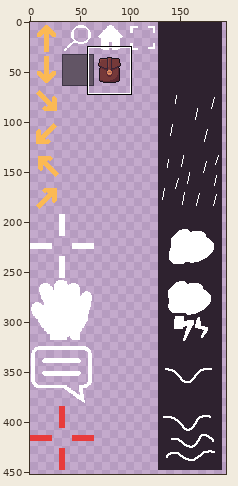
Sprite sheet: gamestream_flutter/images/atlas-icons.png. Above, an overview of the earlier version with the close-up marked.
Close-up. Before:
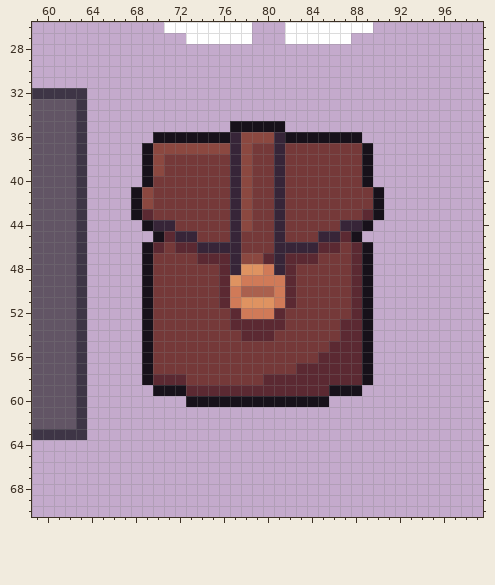
The file is 512x512 pixels. Colours within 5 levels of each other are drawn and written as one. Shown: x 59..99, y 26..70. The wide view leaves out empty margins.
And afterwards:
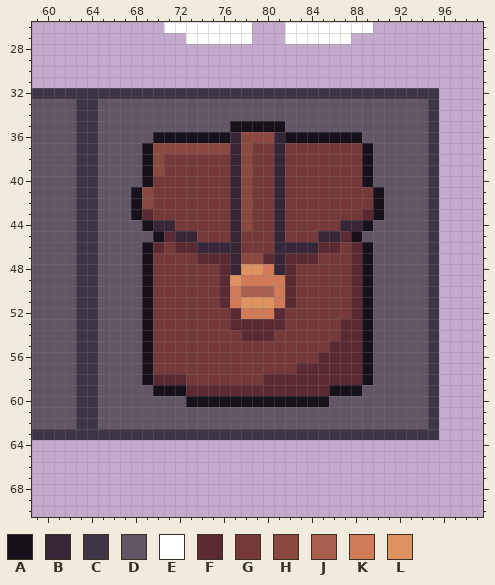
Palette (. is transparent): A #17111a  B #372538  C #3e3546  D #625565  E #ffffff  F #5b2932  G #753939  H #8b4840  J #aa604e  K #d07a58  L #df9361
The exact change:
@@ x 59..99 @@
 31 .........................................
-32 CCCCC....................................
-33 DDDDC....................................
-34 DDDDC....................................
-35 DDDDC.............AAAAA..................
-36 DDDDC......AAAAAAABHHHBAAAAAAA...........
-37 DDDDC.....AHHHHHHHBHGGBGGGGGGGA..........
-38 DDDDC.....AHGGGGGGBHGGBGGGGGGGA..........
-39 DDDDC.....AHGGGGGGBHGGBGGGGGGGA..........
-40 DDDDC.....AGGGGGGGBHGGBGGGGGGGA..........
-41 DDDDC....AHGGGGGGGBHGGBGGGGGGGGA.........
-42 DDDDC....AHGGGGGGGBHGGBGGGGGGGGA.........
-43 DDDDC....AFGGGGGGGBHGGBGGGGGGGFA.........
-44 DDDDC.....ABBGGGGGBHGGBGGGGGBBA..........
-45 DDDDC......AFBBGGGBGGGBGGGBBFA...........
-46 DDDDC.....AFGFFBBBBGGGBBBBFFGFA..........
-47 DDDDC.....AGGGGFFFBHHFBFFFGGGFA..........
-48 DDDDC.....AGGGGGGFBLLKBFGGGGGFA..........
-49 DDDDC.....AGGGGGGFLKKKKFGGGGGFA..........
-50 DDDDC.....AGGGGGGFKJJJKFGGGGGFA..........
-51 DDDDC.....AGGGGGGFKLLLKFGGGGGFA..........
-52 DDDDC.....AGGGGGGGFKKKFGGGGGGFA..........
-53 DDDDC.....AGGGGGGGFFFFFGGGGGFFA..........
-54 DDDDC.....AGGGGGGGGFFFGGGGGGFFA..........
-55 DDDDC.....AGGGGGGGGGGGGGGGGFFFA..........
-56 DDDDC.....AGGGGGGGGGGGGGGGFFFFA..........
-57 DDDDC.....AGGGGGGGGGGGGGFFFFFFA..........
-58 DDDDC.....AFFFGGGGGGGFFFFFFFFFA..........
-59 DDDDC......AAAFFFFFFFFFFFFFAAA...........
-60 DDDDC.........AAAAAAAAAAAAA..............
-61 DDDDC....................................
-62 DDDDC....................................
-63 CCCCC....................................
+32 CCCCCCCCCCCCCCCCCCCCCCCCCCCCCCCCCCCCC....
+33 DDDDCCDDDDDDDDDDDDDDDDDDDDDDDDDDDDDDC....
+34 DDDDCCDDDDDDDDDDDDDDDDDDDDDDDDDDDDDDC....
+35 DDDDCCDDDDDDDDDDDDAAAAADDDDDDDDDDDDDC....
+36 DDDDCCDDDDDAAAAAAABHHHBAAAAAAADDDDDDC....
+37 DDDDCCDDDDAHHHHHHHBHGGBGGGGGGGADDDDDC....
+38 DDDDCCDDDDAHGGGGGGBHGGBGGGGGGGADDDDDC....
+39 DDDDCCDDDDAHGGGGGGBHGGBGGGGGGGADDDDDC....
+40 DDDDCCDDDDAGGGGGGGBHGGBGGGGGGGADDDDDC....
+41 DDDDCCDDDAHGGGGGGGBHGGBGGGGGGGGADDDDC....
+42 DDDDCCDDDAHGGGGGGGBHGGBGGGGGGGGADDDDC....
+43 DDDDCCDDDAFGGGGGGGBHGGBGGGGGGGFADDDDC....
+44 DDDDCCDDDDABBGGGGGBHGGBGGGGGBBADDDDDC....
+45 DDDDCCDDDDDAFBBGGGBGGGBGGGBBFADDDDDDC....
+46 DDDDCCDDDDAFGFFBBBBGGGBBBBFFGFADDDDDC....
+47 DDDDCCDDDDAGGGGFFFBHHFBFFFGGGFADDDDDC....
+48 DDDDCCDDDDAGGGGGGFBLLKBFGGGGGFADDDDDC....
+49 DDDDCCDDDDAGGGGGGFLKKKKFGGGGGFADDDDDC....
+50 DDDDCCDDDDAGGGGGGFKJJJKFGGGGGFADDDDDC....
+51 DDDDCCDDDDAGGGGGGFKLLLKFGGGGGFADDDDDC....
+52 DDDDCCDDDDAGGGGGGGFKKKFGGGGGGFADDDDDC....
+53 DDDDCCDDDDAGGGGGGGFFFFFGGGGGFFADDDDDC....
+54 DDDDCCDDDDAGGGGGGGGFFFGGGGGGFFADDDDDC....
+55 DDDDCCDDDDAGGGGGGGGGGGGGGGGFFFADDDDDC....
+56 DDDDCCDDDDAGGGGGGGGGGGGGGGFFFFADDDDDC....
+57 DDDDCCDDDDAGGGGGGGGGGGGGFFFFFFADDDDDC....
+58 DDDDCCDDDDAFFFGGGGGGGFFFFFFFFFADDDDDC....
+59 DDDDCCDDDDDAAAFFFFFFFFFFFFFAAADDDDDDC....
+60 DDDDCCDDDDDDDDAAAAAAAAAAAAADDDDDDDDDC....
+61 DDDDCCDDDDDDDDDDDDDDDDDDDDDDDDDDDDDDC....
+62 DDDDCCDDDDDDDDDDDDDDDDDDDDDDDDDDDDDDC....
+63 CCCCCCCCCCCCCCCCCCCCCCCCCCCCCCCCCCCCC....
 64 .........................................
Pixel boxes of the changes (left, top, right, bottom) in both close-ups:
added: (87, 88, 439, 440)
